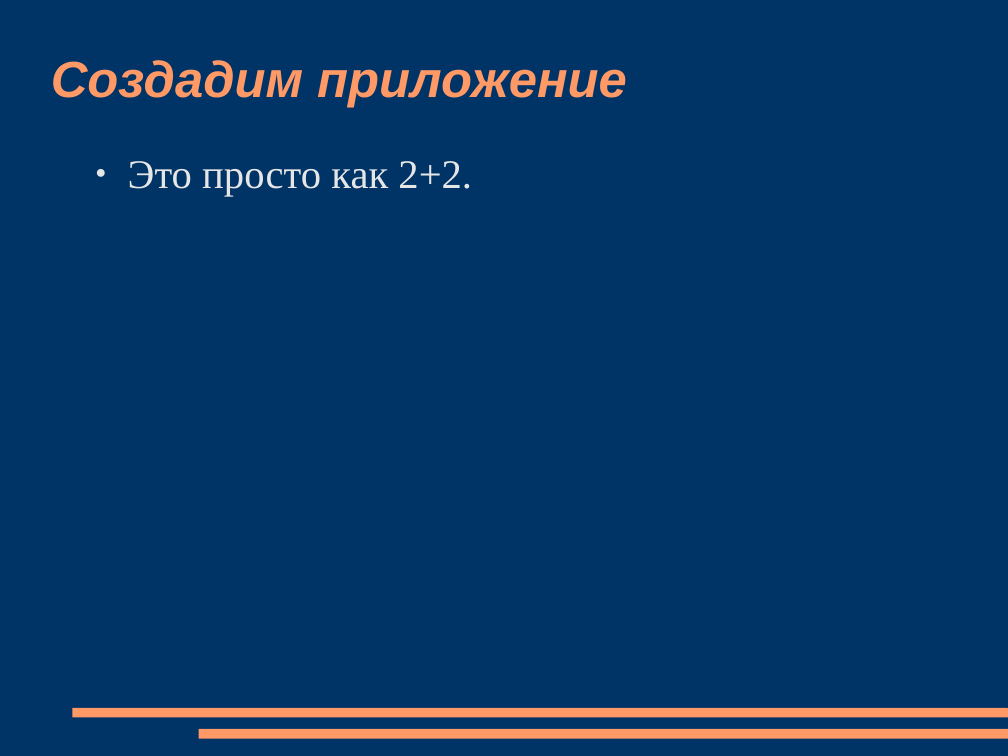
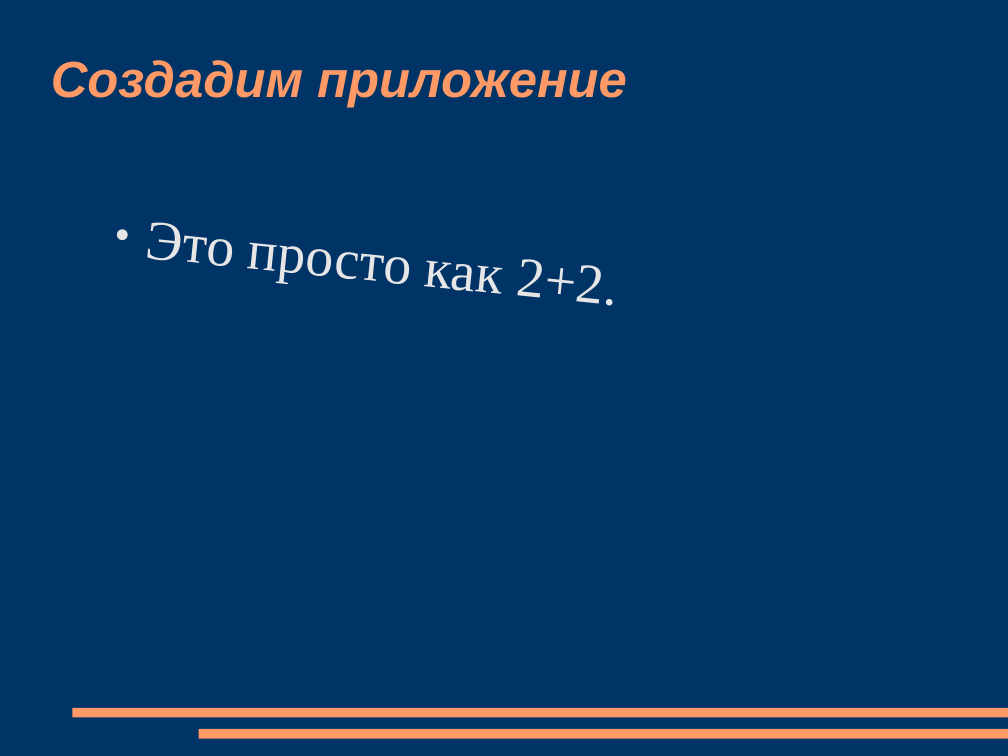
Before and after one commit to sidorovis/restudy, a slide deck: slide 6 of _ООПИС/Lection/rubyonrails.ppt. Drawn at 1008x756 pixels with LibreOffice and Linux fonts; fonts in the diff are those of the drawing. Boxes give left, top, right and bottom in pixels: in the first picture for what was removed or moved away, otherwise in the second. Text is boxed around its words. In the diff, an @@ line names an element or a change of style, - is before the commit and + after.

```diff
--- a/_ООПИС/Lection/rubyonrails.ppt
+++ b/_ООПИС/Lection/rubyonrails.ppt
@@ text "Это просто как 2+2.": place and size @@
-text "Это просто как 2+2." at box(128, 161, 472, 196)
+text "Это просто как 2+2." at box(145, 222, 617, 306)
@@ text "Это просто как 2+2." at box(145, 222, 617, 306): size 32 to 44 pt; rotation 0 to 5 degrees @@
```
Also in this commit, not shown: 5 other slides changed, 7 other files.
